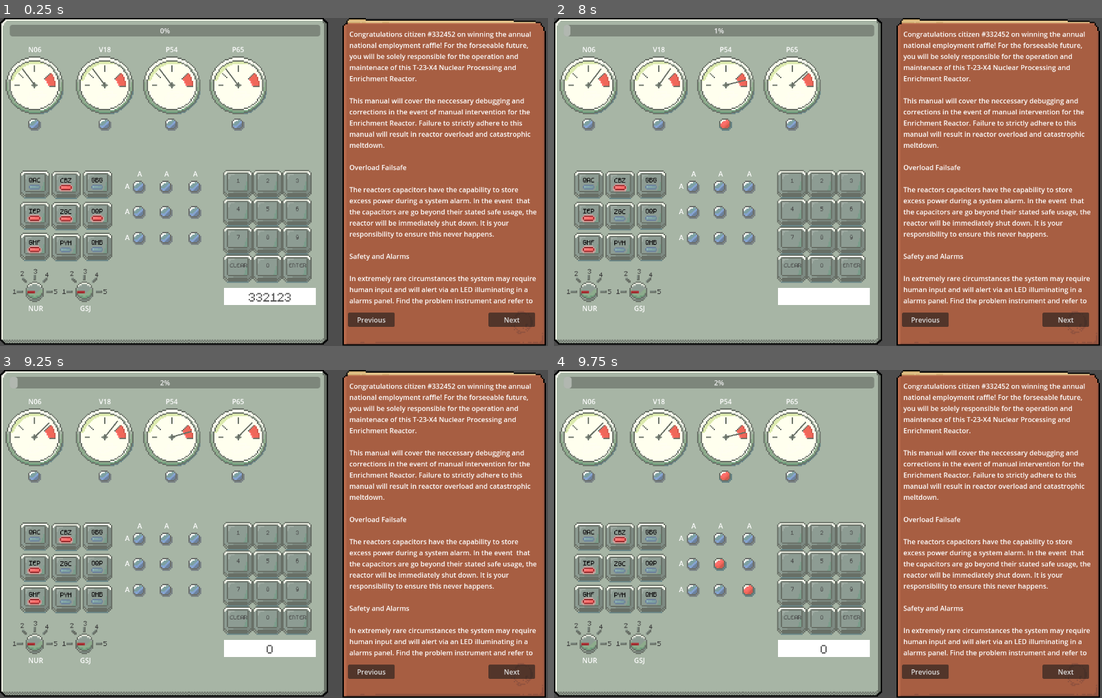
Above: before the commit, frames 1-4 (two rows, left to right).
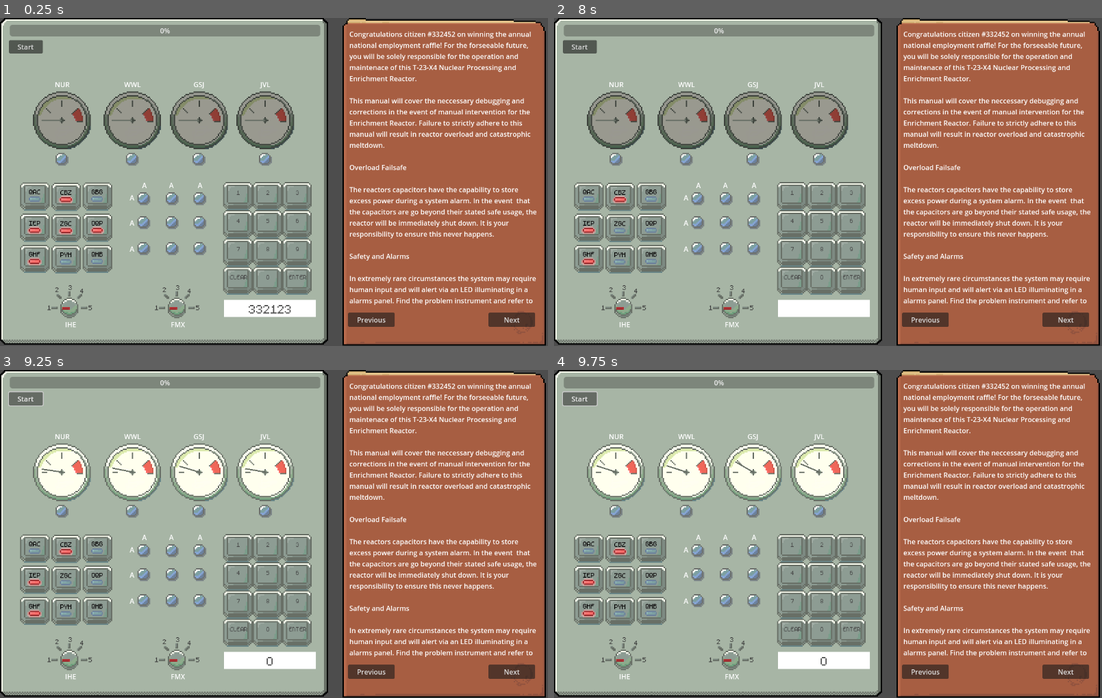
Above: after the commit, the same moments.

Repository: rmp135/GWJ-65
Game: Godot game, scene res://scenes/root.tscn
Two runs of this game, one before a commit and one after it. Both use one fixed random seed, a clock stepped at 60 frames per second and the inputs below.
Inputs (mouse positions are in pixels of both pictures, inside the frame that each line leads up to):
- Up to frame 1 (0.25 s): no input
- Up to frame 2 (8 s): click "1" at 0.5 s; click "2" at 1.25 s; click "3" at 2 s; click "4" at 2.75 s; click "5" at 3.5 s; click "6" at 4.25 s; click "7" at 5 s; click "8" at 5.75 s; click "9" at 6.5 s; click "CLEAR" at 7.25 s
- Up to frame 3 (9.25 s): click "0" at 8 s; click (27, 399) at 8.75 s, where only the run after the commit has a clickable "Start"
- Up to frame 4 (9.75 s): click (581, 399) at 9.5 s, where only the run after the commit has a clickable "Start"

The runs differ from the first frame. In frame 1, 23% of the frame differs, in the area x 1-58%, y 6-95%; in frame 2, 23%, in the area x 1-58%, y 2-95%; in frame 3, 22%; in frame 4, 22%.

Commit message:
LED array wip.

Diff:
--- a/classes/fault.gd
+++ b/classes/fault.gd
@@ -1,8 +1,8 @@
 class_name Fault
 
-var faulting_node : Node
+var faulting_node : Faultable
 var action_value : String
-var is_faulting: bool = false
+var is_faulting := false
 var indicators: Array[Indicator]
 
 func trigger() -> void:
@@ -20,7 +20,7 @@
 
 func get_manual() -> String:
 	var lines: Array[String] = []
-	lines.append(faulting_node.instrument_name)
+	lines.append(faulting_node.get_label())
 	for i in indicators:
 		lines.append(i.get_manual_text())
 	lines.append("Press key: {0}".format([action_value]))
--- a/classes/faultable.gd
+++ b/classes/faultable.gd
@@ -1,2 +1,14 @@
 class_name Faultable
-extends Node2D
+extends Node
+
+func _ready() -> void:
+	add_to_group("faultable")
+
+func get_label() -> String:
+	return ""
+
+func fault() -> void:
+	pass
+
+func resolve() -> void:
+	pass
--- a/globals/fault_manager.gd
+++ b/globals/fault_manager.gd
@@ -5,10 +5,16 @@
 @export var manual : Manual
 @onready var progress_bar: ProgressBar = $"../ProgressBar"
 
+func _on_game_started():
+	fault_timer.start()
+
 func _ready() -> void:
-	var faultables = get_tree().get_nodes_in_group("faultable")
+	GameManager.game_started.connect(_on_game_started)
+
+	var faultables = get_tree().get_nodes_in_group("faultable") as Array[Faultable]
 	var indicators = get_tree().get_nodes_in_group("indicator") as Array[Indicator]
-	var actions = get_tree().get_nodes_in_group("actionable")
+	var actions = get_tree().get_nodes_in_group("actionable") as Array[Actionable]
+
 	for actionable in actions:
 		actionable.connect("action", _on_action)
 
--- /dev/null
+++ b/globals/game_manager.gd
@@ -0,0 +1,11 @@
+extends Node
+
+signal game_started
+
+var is_game_started := false
+
+func _ready() -> void:
+	game_started.connect(_on_game_started)
+
+func _on_game_started():
+	is_game_started = true
--- a/project.godot
+++ b/project.godot
@@ -18,6 +18,7 @@
 [autoload]
 
 NameGenerator="*res://globals/name_generator.gd"
+GameManager="*res://globals/game_manager.gd"
 
 [display]
 
--- /dev/null
+++ b/scenes/Button.gd
@@ -0,0 +1,4 @@
+extends Button
+
+func _on_pressed() -> void:
+	GameManager.game_started.emit()
--- a/scenes/button_led/button_led_indicator.gd
+++ b/scenes/button_led/button_led_indicator.gd
@@ -2,10 +2,10 @@
 
 @onready var button: ButtonLED = $".."
 
-var r_val: String = "on"
+var faulting_value := "on"
 
 func _ready() -> void:
-	r_val = ["on", "off"].pick_random()
+	faulting_value = ["on", "off"].pick_random()
 	super._ready()
 
 func get_current_value() -> String:
@@ -13,8 +13,8 @@
 
 # gets a possible value for faults
 func get_random_value() -> String:
-	return r_val
+	return faulting_value
 
 # gets the explanation text required in the manual
 func get_manual_text() -> String:
-	return "Button {0} must be {1}".format([button.text, r_val])
+	return "Button {0} must be {1}".format([button.text, faulting_value])
--- a/scenes/gauge/gauge.gd
+++ b/scenes/gauge/gauge.gd
@@ -1,43 +1,39 @@
 extends Node2D
 
-@export var is_faulting = false
-@export_range(0, 100, 1) var value: int
+@export var is_faulting := false
+@export_range(0, 100, 1) var value : int
 
 @onready var color_rect: ColorRect = $ColorRect
 @onready var led = $LED
 @onready var label: Label = $Label
 @onready var timer: Timer = $Timer
+@onready var sprite_2d_2: Sprite2D = $Sprite2D2
 
-var text = "F22"
+# Disabled before the user begins a shift
+var is_enabled := false
+
+var text := ""
 var target: float
 
-var instrument_name : String:
-	get: return "Gauge {0}".format([text])
-
 func _ready() -> void:
-	var letters = ["A", "B", "C", "D", "E", "F", "G", "H", "I", "J",
-				   "K", "L", "M", "N", "O", "P", "Q", "R", "S", "T",
-				   "U", "V", "W", "X", "Y", "Z"]
-	var numbers = ["0", "1", "2", "3", "4", "5", "6", "7", "8", "9"]
-	# a letter and 2 numbers
-	text = letters[randi() % letters.size()] + numbers[randi() % numbers.size()] + numbers[randi() % numbers.size()]
+	color_rect.rotation_degrees = -180
+	sprite_2d_2.modulate = Color(0.6, 0.6, 0.6)
+	GameManager.game_started.connect(_on_game_started)
+	text = NameGenerator.get_name_string()
 	label.text = text
 
+func _on_game_started():
+	target = randf_range(-160, -110)
+	sprite_2d_2.modulate = Color(1, 1, 1)
+	is_enabled = true
+
 func _process(delta: float) -> void:
-	color_rect.rotation_degrees = lerpf(color_rect.rotation_degrees, target, delta)
-	led.flashing = is_faulting
+	if is_enabled:
+		color_rect.rotation_degrees = lerpf(color_rect.rotation_degrees, target, delta)
+		led.flashing = is_faulting
 
 func _on_timer_timeout() -> void:
 	if is_faulting:
 		target = randf_range(maxf(-35, target - 10), minf(-5, target + 10))
 	else:
 		target = randf_range(maxf(-160, target - 10), minf(-35, target + 10))
-
-func fault() -> void:
-	target = 35
-	is_faulting = true
-
-func resolve() -> void:
-	timer.start()
-	target = -130
-	is_faulting = false
--- a/scenes/gauge/gauge.tscn
+++ b/scenes/gauge/gauge.tscn
@@ -1,14 +1,15 @@
-[gd_scene load_steps=5 format=3 uid="uid://dbqnwg310e52t"]
+[gd_scene load_steps=6 format=3 uid="uid://dbqnwg310e52t"]
 
 [ext_resource type="Texture2D" uid="uid://dh3mlfs6d0uyb" path="res://sprites/spritesheet.png" id="1_4xa8j"]
 [ext_resource type="Script" path="res://scenes/gauge/gauge.gd" id="1_rhabp"]
 [ext_resource type="PackedScene" uid="uid://bi4spfdfn8pqe" path="res://scenes/led/led.tscn" id="3_w0pqo"]
+[ext_resource type="Script" path="res://scenes/gauge/gauge_faultable.gd" id="4_4ka13"]
 
 [sub_resource type="AtlasTexture" id="AtlasTexture_81erd"]
 atlas = ExtResource("1_4xa8j")
 region = Rect2(243, 3, 135, 135)
 
-[node name="Gauge" type="Node2D" groups=["faultable"]]
+[node name="Gauge" type="Node2D"]
 position = Vector2(69, 68)
 script = ExtResource("1_rhabp")
 value = 68
@@ -40,4 +41,7 @@
 text = "F22"
 horizontal_alignment = 1
 
+[node name="GaugeFaultable" type="Node2D" parent="."]
+script = ExtResource("4_4ka13")
+
 [connection signal="timeout" from="Timer" to="." method="_on_timer_timeout"]
--- /dev/null
+++ b/scenes/gauge/gauge_faultable.gd
@@ -0,0 +1,16 @@
+extends Faultable
+
+@onready var gauge: Node2D = $".."
+@onready var timer: Timer = $"../Timer"
+
+func fault() -> void:
+	gauge.target = 35
+	gauge.is_faulting = true
+
+func resolve() -> void:
+	timer.start()
+	gauge.target = randf_range(-160, -110)
+	gauge.is_faulting = false
+
+func get_label() -> String:
+	return "Gauge {0}".format([gauge.text])
--- a/scenes/led/led.gd
+++ b/scenes/led/led.gd
@@ -1,10 +1,17 @@
 extends Node2D
+class_name LED
 
-@export var flashing: bool = false
+@export var flashing := false
+@export var on := false
 @onready var animated_sprite_2d = $AnimatedSprite2D
 
+var label := ""
+
 func _process(delta):
-	if flashing:
+	if on:
+		animated_sprite_2d.frame = 1
+		animated_sprite_2d.pause()
+	elif flashing:
 		animated_sprite_2d.play()
 	else:
 		animated_sprite_2d.frame = 0
--- a/scenes/led_array/led_array.gd
+++ b/scenes/led_array/led_array.gd
@@ -1 +1,9 @@
 extends Node2D
+
+@onready var leds_container: Node2D = $LEDs
+
+func _ready() -> void:
+	var all_leds = leds_container.get_children()
+	# 97 - 122
+	var letters = [randi_range(97, 122),randi_range(97, 122),randi_range(97, 122)]
+	letters.shuffle()
--- a/scenes/led_array/led_array.tscn
+++ b/scenes/led_array/led_array.tscn
@@ -1,86 +1,84 @@
-[gd_scene load_steps=2 format=3 uid="uid://bptqmify5gwxy"]
+[gd_scene load_steps=3 format=3 uid="uid://bptqmify5gwxy"]
 
-[ext_resource type="PackedScene" uid="uid://bi4spfdfn8pqe" path="res://scenes/led/led.tscn" id="1_k5i00"]
+[ext_resource type="Script" path="res://scenes/led_array/led_array.gd" id="1_bpcad"]
+[ext_resource type="PackedScene" uid="uid://d3n8t3dgg7wh7" path="res://scenes/led_array/led_array_led.tscn" id="3_ex3ub"]
 
 [node name="LEDArray" type="Node2D"]
 position = Vector2(1, -1)
+script = ExtResource("1_bpcad")
 
-[node name="LED" parent="." instance=ExtResource("1_k5i00")]
-position = Vector2(40, 73)
+[node name="LEDs" type="Node2D" parent="."]
 
-[node name="LED2" parent="." instance=ExtResource("1_k5i00")]
-position = Vector2(103, 73)
+[node name="LEDArrayLED" parent="LEDs" instance=ExtResource("3_ex3ub")]
+position = Vector2(33, 43)
 
-[node name="LED3" parent="." instance=ExtResource("1_k5i00")]
-position = Vector2(170, 73)
+[node name="LEDArrayLED2" parent="LEDs" instance=ExtResource("3_ex3ub")]
+position = Vector2(99, 43)
 
-[node name="LED4" parent="." instance=ExtResource("1_k5i00")]
-position = Vector2(40, 132)
+[node name="LEDArrayLED3" parent="LEDs" instance=ExtResource("3_ex3ub")]
+position = Vector2(164, 43)
 
-[node name="LED5" parent="." instance=ExtResource("1_k5i00")]
-position = Vector2(103, 132)
-flashing = true
+[node name="LEDArrayLED4" parent="LEDs" instance=ExtResource("3_ex3ub")]
+position = Vector2(33, 99)
 
-[node name="LED6" parent="." instance=ExtResource("1_k5i00")]
-position = Vector2(170, 132)
+[node name="LEDArrayLED5" parent="LEDs" instance=ExtResource("3_ex3ub")]
+position = Vector2(99, 99)
 
-[node name="LED7" parent="." instance=ExtResource("1_k5i00")]
-position = Vector2(40, 193)
+[node name="LEDArrayLED6" parent="LEDs" instance=ExtResource("3_ex3ub")]
+position = Vector2(164, 99)
 
-[node name="LED8" parent="." instance=ExtResource("1_k5i00")]
-position = Vector2(103, 193)
+[node name="LEDArrayLED7" parent="LEDs" instance=ExtResource("3_ex3ub")]
+position = Vector2(33, 160)
 
-[node name="LED9" parent="." instance=ExtResource("1_k5i00")]
-position = Vector2(170, 193)
-flashing = true
+[node name="LEDArrayLED8" parent="LEDs" instance=ExtResource("3_ex3ub")]
+position = Vector2(99, 160)
 
-[node name="Label" type="Label" parent="."]
-offset_left = 25.0
-offset_top = 30.0
-offset_right = 58.0
-offset_bottom = 53.0
+[node name="LEDArrayLED9" parent="LEDs" instance=ExtResource("3_ex3ub")]
+position = Vector2(164, 160)
+
+[node name="Labels" type="Node2D" parent="."]
+
+[node name="TopLeft" type="Label" parent="Labels"]
+offset_left = 18.0
+offset_right = 51.0
+offset_bottom = 23.0
 text = "A"
 horizontal_alignment = 1
 metadata/_edit_use_anchors_ = true
 
-[node name="Label2" type="Label" parent="."]
-offset_left = 88.0
-offset_top = 30.0
-offset_right = 121.0
-offset_bottom = 53.0
+[node name="TopMiddle" type="Label" parent="Labels"]
+offset_left = 81.0
+offset_right = 114.0
+offset_bottom = 23.0
 text = "A"
 horizontal_alignment = 1
 metadata/_edit_use_anchors_ = true
 
-[node name="Label3" type="Label" parent="."]
-offset_left = 155.0
-offset_top = 30.0
-offset_right = 188.0
-offset_bottom = 53.0
+[node name="TopRight" type="Label" parent="Labels"]
+offset_left = 148.0
+offset_right = 181.0
+offset_bottom = 23.0
 text = "A"
 horizontal_alignment = 1
 metadata/_edit_use_anchors_ = true
 
-[node name="Label4" type="Label" parent="."]
-offset_left = 7.0
-offset_top = 59.0
-offset_right = 40.0
-offset_bottom = 82.0
+[node name="LeftTop" type="Label" parent="Labels"]
+offset_top = 29.0
+offset_right = 33.0
+offset_bottom = 52.0
 text = "A"
 metadata/_edit_use_anchors_ = true
 
-[node name="Label5" type="Label" parent="."]
-offset_left = 7.0
-offset_top = 118.0
-offset_right = 40.0
-offset_bottom = 141.0
+[node name="LeftMiddle" type="Label" parent="Labels"]
+offset_top = 88.0
+offset_right = 33.0
+offset_bottom = 111.0
 text = "A"
 metadata/_edit_use_anchors_ = true
 
-[node name="Label6" type="Label" parent="."]
-offset_left = 7.0
-offset_top = 179.0
-offset_right = 40.0
-offset_bottom = 202.0
+[node name="LeftBottom" type="Label" parent="Labels"]
+offset_top = 149.0
+offset_right = 33.0
+offset_bottom = 172.0
 text = "A"
 metadata/_edit_use_anchors_ = true
--- /dev/null
+++ b/scenes/led_array/led_array_faultable.gd
@@ -0,0 +1,13 @@
+extends Faultable
+class_name LEDArrayFaultable
+
+@onready var led: LED = $"../LED"
+
+func get_label() -> String:
+	return led.label
+
+func fault() -> void:
+	led.flashing = true
+
+func resolve() -> void:
+	led.flashing = true
--- /dev/null
+++ b/scenes/led_array/led_array_led.gd
@@ -0,0 +1,4 @@
+extends Node2D
+class_name LEDArrayLED
+
+var label := ""
--- /dev/null
+++ b/scenes/led_array/led_array_led.tscn
@@ -0,0 +1,13 @@
+[gd_scene load_steps=4 format=3 uid="uid://d3n8t3dgg7wh7"]
+
+[ext_resource type="Script" path="res://scenes/led_array/led_array_led.gd" id="1_3oyqb"]
+[ext_resource type="PackedScene" uid="uid://bi4spfdfn8pqe" path="res://scenes/led/led.tscn" id="2_gi7jb"]
+[ext_resource type="Script" path="res://scenes/led_array/led_array_faultable.gd" id="3_hfrbv"]
+
+[node name="LEDArrayLED" type="Node2D"]
+script = ExtResource("1_3oyqb")
+
+[node name="LED" parent="." instance=ExtResource("2_gi7jb")]
+
+[node name="LEDArrayFaultable" type="Node" parent="."]
+script = ExtResource("3_hfrbv")
--- a/scenes/root.tscn
+++ b/scenes/root.tscn
@@ -8,6 +8,7 @@
 [ext_resource type="PackedScene" uid="uid://cjnr1s5yd3jrj" path="res://scenes/dial/dial.tscn" id="6_gwqmf"]
 [ext_resource type="PackedScene" uid="uid://bptqmify5gwxy" path="res://scenes/led_array/led_array.tscn" id="7_etxld"]
 [ext_resource type="PackedScene" uid="uid://mbhtsefeaj2g" path="res://scenes/numpad/numpad.tscn" id="7_swmsy"]
+[ext_resource type="Script" path="res://scenes/Button.gd" id="9_ccdj1"]
 
 [sub_resource type="AtlasTexture" id="AtlasTexture_dluik"]
 atlas = ExtResource("1_2oaot")
@@ -27,31 +28,31 @@
 axis_stretch_horizontal = 1
 
 [node name="ButtonGrid" parent="." instance=ExtResource("2_1gigs")]
-position = Vector2(47, 357)
+position = Vector2(47, 385)
 
 [node name="Manual" parent="." instance=ExtResource("3_dsrae")]
 position = Vector2(800, 0)
 
 [node name="Gauge" parent="." instance=ExtResource("4_n6vnv")]
-position = Vector2(81, 129)
+position = Vector2(145, 211)
 
 [node name="Gauge3" parent="." instance=ExtResource("4_n6vnv")]
-position = Vector2(401, 129)
+position = Vector2(465, 211)
 
 [node name="Gauge4" parent="." instance=ExtResource("4_n6vnv")]
-position = Vector2(556, 129)
+position = Vector2(620, 211)
 
 [node name="Gauge2" parent="." instance=ExtResource("4_n6vnv")]
-position = Vector2(245, 129)
+position = Vector2(309, 211)
 
 [node name="Dial" parent="." instance=ExtResource("6_gwqmf")]
-position = Vector2(0, 578)
+position = Vector2(81, 616)
 
 [node name="Dial2" parent="." instance=ExtResource("6_gwqmf")]
-position = Vector2(116, 578)
+position = Vector2(332, 616)
 
 [node name="Numpad" parent="." instance=ExtResource("7_swmsy")]
-position = Vector2(519, 356)
+position = Vector2(519, 384)
 
 [node name="ProgressBar" type="ProgressBar" parent="."]
 offset_left = 23.0
@@ -60,7 +61,15 @@
 offset_bottom = 43.0
 
 [node name="LEDArray" parent="." instance=ExtResource("7_etxld")]
-position = Vector2(285, 323)
+position = Vector2(303, 380)
+
+[node name="Button" type="Button" parent="."]
+offset_left = 21.0
+offset_top = 52.0
+offset_right = 100.0
+offset_bottom = 82.0
+text = "Start"
+script = ExtResource("9_ccdj1")
 
 [node name="FaultManager" type="Node" parent="." node_paths=PackedStringArray("manual")]
 script = ExtResource("1_wbqnj")
@@ -68,10 +77,10 @@
 
 [node name="FaultTimer" type="Timer" parent="FaultManager"]
 wait_time = 5.0
-autostart = true
 
 [node name="FaultCheckTimer" type="Timer" parent="FaultManager"]
 autostart = true
 
+[connection signal="pressed" from="Button" to="Button" method="_on_pressed"]
 [connection signal="timeout" from="FaultManager/FaultTimer" to="FaultManager" method="_on_trigger"]
 [connection signal="timeout" from="FaultManager/FaultCheckTimer" to="FaultManager" method="_on_fault_check_timer_timeout"]
Not shown: 1 places in scenes/root.tscn that only renumber resources
